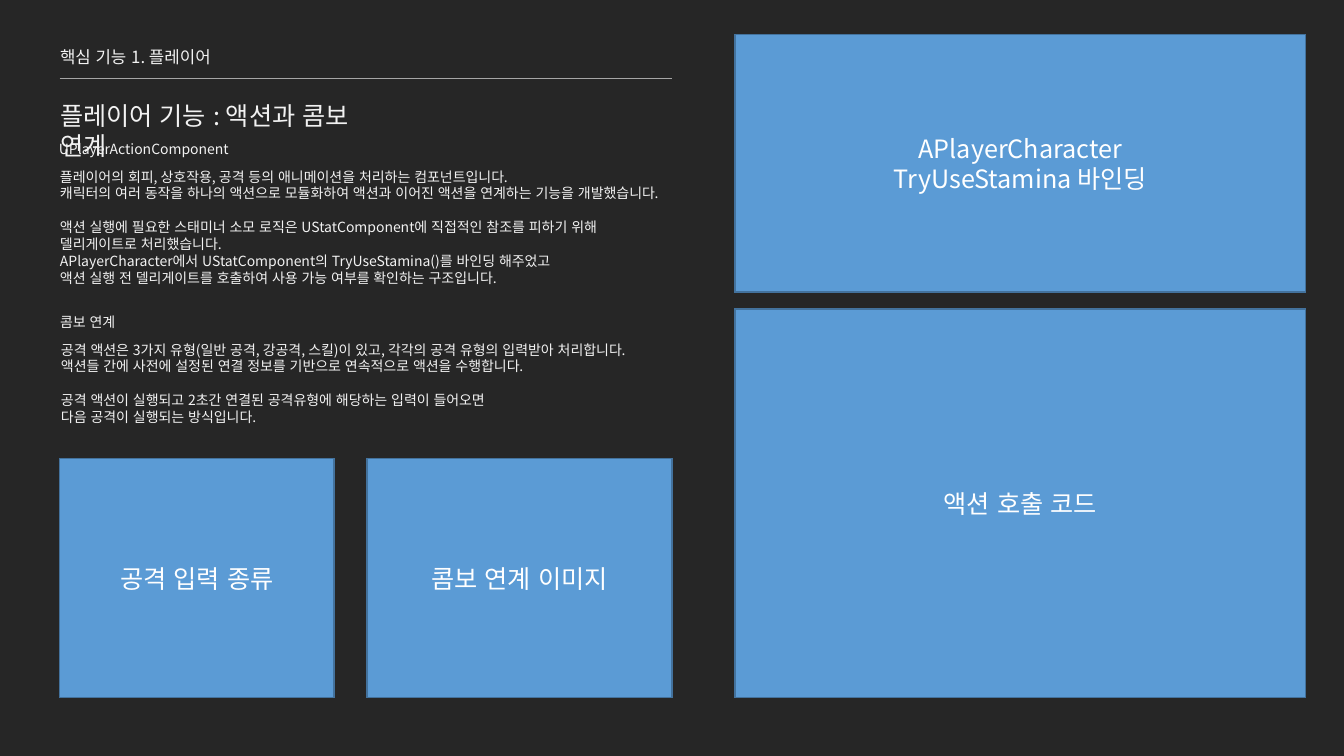
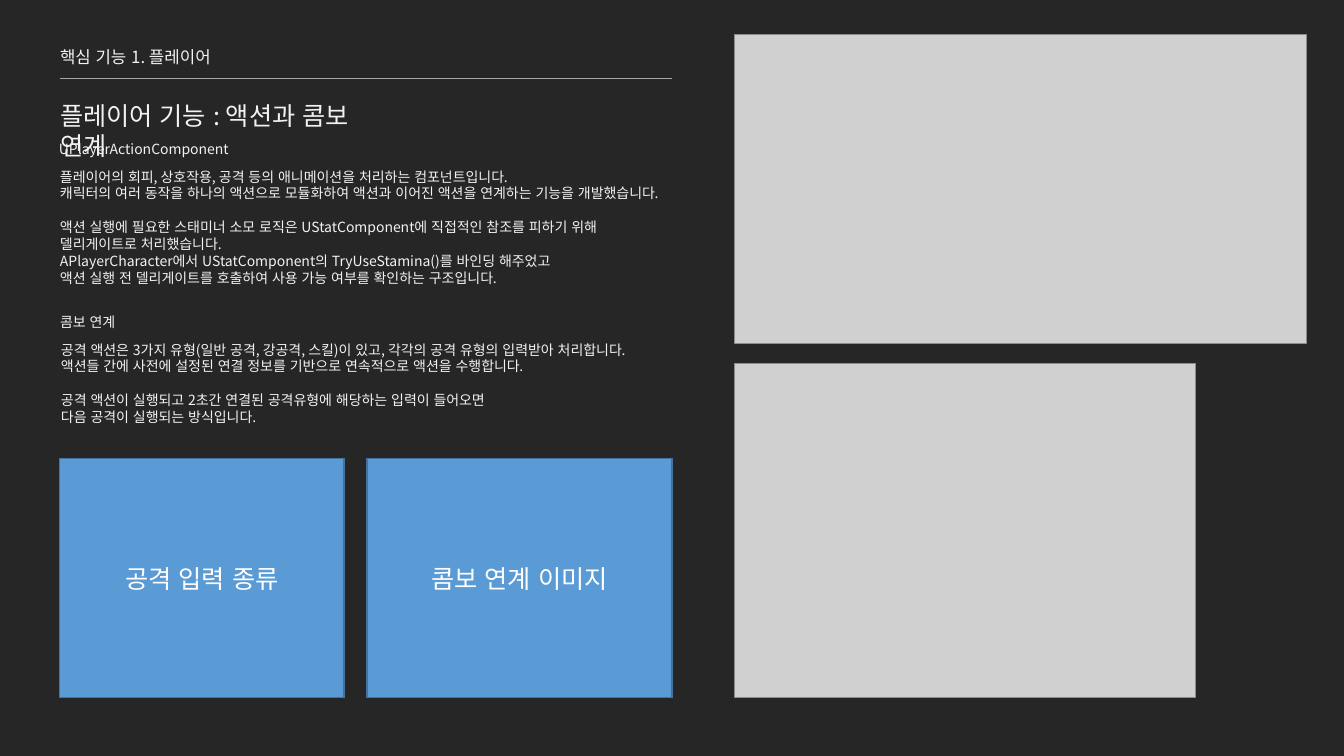
Before and after one commit to jhk0701/project-ARPGHunter, a slide deck: slide 11 of Docs/UnrealEngine_문서_김정환.pptx. Drawn at 1344x756 pixels with LibreOffice and Linux fonts; fonts in the diff are those of the drawing; grey boxes stand for pictures. Boxes give left, top, right and bottom in pixels: in the first picture for what was removed or moved away, otherwise in the second. Text is boxed around its words. In the diff, an @@ line names an element or a change of style, - is before the commit and + after.

```diff
--- a/Docs/UnrealEngine_문서_김정환.pptx
+++ b/Docs/UnrealEngine_문서_김정환.pptx
@@ rectangle removed at (735, 34, 1306, 291) @@
-APlayerCharacter
-TryUseStamina 바인딩
@@ picture added at (735, 34, 1307, 343) @@
@@ rectangle removed at (735, 310, 1306, 699) @@
-액션 호출 코드
@@ picture added at (735, 364, 1196, 698) @@
@@ rectangle "공격 입력 종류": place and size @@
-rectangle "공격 입력 종류" at (59, 459, 334, 698)
+rectangle "공격 입력 종류" at (59, 459, 344, 698)
```
Also in this commit, not shown: 10 other slides changed.
